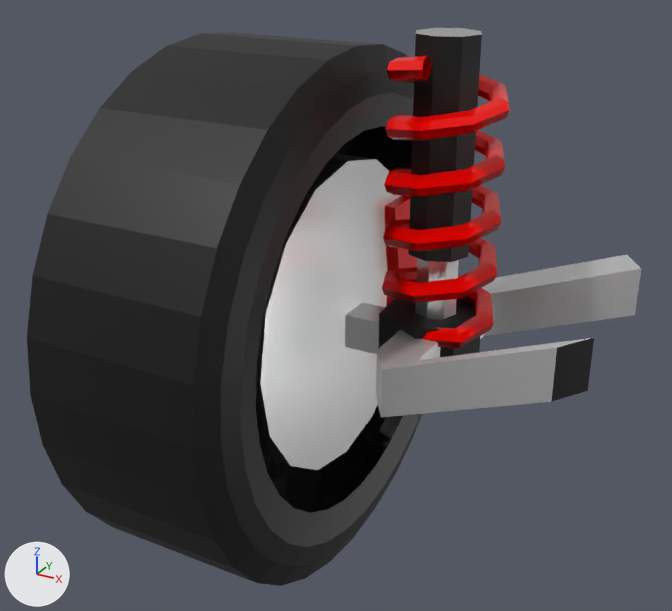
The glTF model scene/models/car-wheel-fl.glb: old version first, new version second.
Camera for both pictures: a camera (50 mm lens) standing at (0.572, -0.9, 0.456) and looking at (0.088, -0.02, 0.016). The lights are fixed; the arrows at lower left show +X, +Y and +Z. The first picture is the older version. Vertices at exactly the same position are counted once.
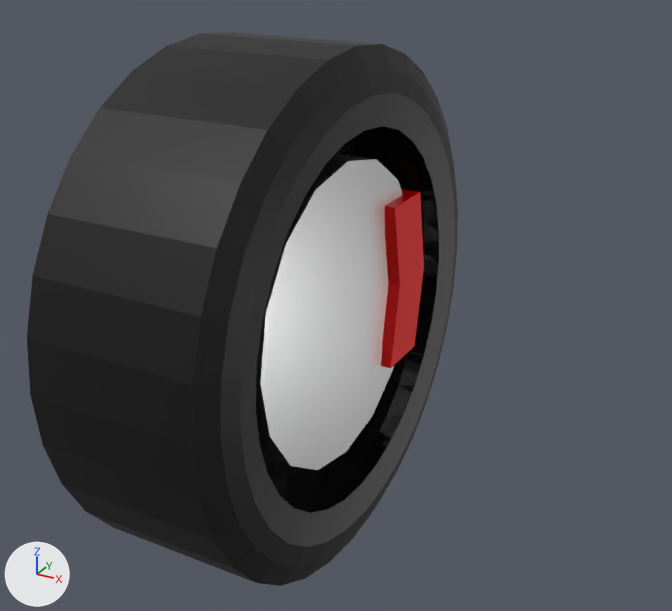
The newer file is also turned or shifted as a whole; pictures and numbers use the older file's frame.

Patch to the scene script:
```diff
--- a/scene/models/car-wheel-fl.glb.py
+++ b/scene/models/car-wheel-fl.glb.py
@@ mat_material_5 @@
 mat_material_5 = principled_material('Material_5')
-mat_material_5.base_color = (0.0, 0.0, 0.0)  # black #000000
+mat_material_5.base_color = (1.0, 0.00132, 0.0)  # red #ff0400
 mat_material_5.roughness = 0.6
@@ me_mesh_0 @@
 # used by ob_mesh_0; location = (0.0, 0.0, 0.0)
-me_mesh_0.from_pydata(...)  # 1720 vertices, 3500 faces; spans x -0.123..0.402, y -0.32..0.32, z -0.329..0.329
+me_mesh_0.from_pydata(...)  # 1300 vertices, 2680 faces; spans x -0.123..0.121, y -0.32..0.32, z -0.329..0.311
+# me_mesh_0 part 1: the loose piece of 328 vertices spanning x 0.135..0.27, y -0.055..0.081, z -0.008..0.314 is deleted
+# me_mesh_0 part 2: the loose piece of 92 vertices spanning x 0.01..0.402, y -0.122..0.157, z -0.065..0.329 is deleted
 me_mesh_0.materials.append(mat_material_0)
@@ me_mesh_0 @@
 me_mesh_0.materials.append(mat_material_5)
-me_mesh_0.materials.append(mat_material_6)  # white #e7e7e7
-me_mesh_0.materials.append(mat_material_7)  # red #ff0400
```

Location of each change, (x1, y1, x2, y2) in pixels of the pictures (672 x 611 px):
'Mesh_0', recoloured, reshaped (30% narrower): before (27, 28, 641, 586); after (27, 32, 458, 586)
part 1 of me_mesh_0, deleted (red): before (382, 56, 509, 348)
part 2 of me_mesh_0, deleted: before (345, 28, 641, 417)
